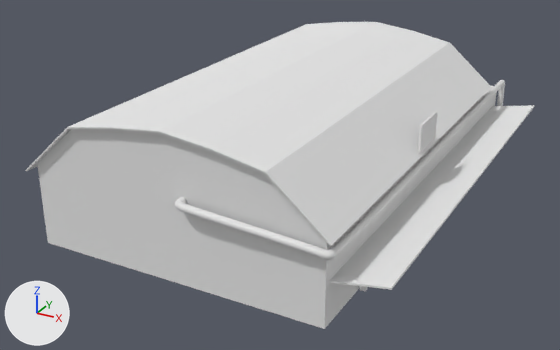
An edit to the Blender file objetos_construccion/hangar_cessna/hangar_cessna.blend, drawn before and after from the same camera.
Both versions are drawn from a camera (50 mm lens) standing at (26.0, -48.9, 25.6) and looking at (-0.5, -0.7, 1.5). Every picture has the same lights, and +X, +Y and +Z are marked at lower left.

Before the edit, the objects in view are built like this:
```python
ob_cube = bpy.data.objects.new('Cube', me_cube_002)
ob_cube.location = (9.49, 16.48, 1.01)
ob_hangar = bpy.data.objects.new('hangar', me_cube_001)
ob_hangar.location = (0.0, 0.0, 5.0)
ob_plane = bpy.data.objects.new('Plane', me_plane)
ob_plane.location = (11.47, -15.62, 3.66)
ob_plane.rotation_euler = (0.0, -0.175, 0.0)  # degrees (0, -10, 0)
ob_plane_001 = bpy.data.objects.new('Plane.001', me_plane_001)
ob_plane_001.location = (10.84, 0.02, 6.9)
ob_plane_001.rotation_euler = (0.0, 1.571, 0.0)  # degrees (0, 90, 0)
ob_tubo = bpy.data.objects.new('tubo', cu_nurbspath)
ob_tubo.location = (10.96, 20.45, 2.01)
ob_tubo.rotation_euler = (0.0, -1.571, 0.0)  # degrees (0, -90, 0)
```
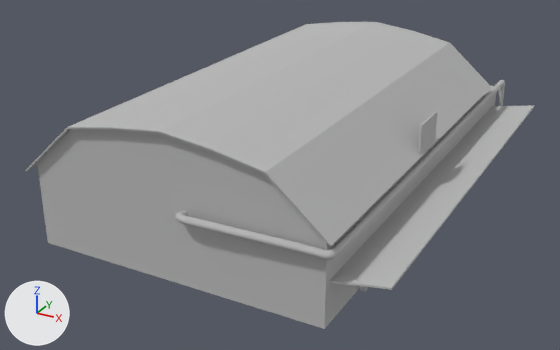
Location of each change, (x1, y1, x2, y2) in pixels of the pictures (560 x 350 px):
'hangar', recoloured (white to grey): (25, 22, 491, 329) in both
'Plane', recoloured (white to grey): (329, 105, 534, 290) in both
'tubo', recoloured, reshaped: before (174, 80, 505, 260); after (175, 80, 505, 260)
'Plane.001', recoloured: (418, 111, 438, 153) in both
'Cube', recoloured: (481, 86, 497, 118) in both
'Cube.002', recoloured: (360, 286, 367, 292) in both

Diff of the bpy script that builds the scene:
```diff
--- a/objetos_construccion/hangar_cessna/hangar_cessna.blend.py
+++ b/objetos_construccion/hangar_cessna/hangar_cessna.blend.py
@@ mat_material @@
 mat_material = diffuse_material('Material')
-mat_material.base_color = (0.8, 0.8, 0.8)  # white #e7e7e7
+mat_material.base_color = (0.497, 0.497, 0.497)  # grey #bbbbbb
@@ cu_nurbspath @@
 _sp = cu_nurbspath.splines.new('NURBS'); _sp.points.add(10)
-_sp.points.foreach_set('co', [-2.0, 0.0, 0.0, 1.0, -1.0, 0.0, 0.0, 1.0, 3.011, 0.0419, 0.0858, 1.0, 3.014, 0.042, 0.0854, 1.0, 3.021, -0.206, 0.0395, 1.0, 2.972, -36.32, 0.0492, 1.0, 2.972, -36.32, 0.0492, 1.0, 3.112, -36.36, 0.509, 1.0, 3.852, -36.66, 9.902, 1.0, 3.852, -36.66, 9.925, 1.0, 3.858, -35.95, 9.814, 1.0])
+_sp.points.foreach_set('co', [-2.0, 0.0, 0.0, 1.0, -1.0, 0.0, 0.0, 1.0, 3.011, 0.0419, 0.0858, 1.0, 3.014, 0.042, 0.0854, 1.0, 3.021, -0.206, 0.0395, 1.0, 2.972, -36.32, 0.0492, 1.0, 2.972, -36.32, 0.0492, 1.0, 3.112, -36.36, 0.509, 1.0, 3.018, -36.66, 9.902, 1.0, 3.054, -36.66, 9.925, 1.0, 2.975, -35.95, 9.814, 1.0])
 _sp.order_u = 5
@@ cu_nurbspath @@
 _sp = cu_nurbspath.splines.new('NURBS'); _sp.points.add(0)
 _sp.use_endpoint_u = True
+cu_nurbspath.materials.append(mat_material)  # its picture is missing
 cu_nurbspath.use_path = True
```
